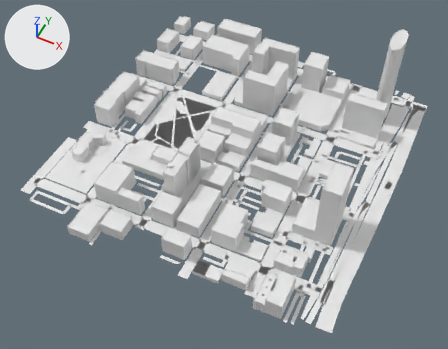
The glTF model app/public/world/tiles/-4_0.glb as it was, and as the next commit left it.
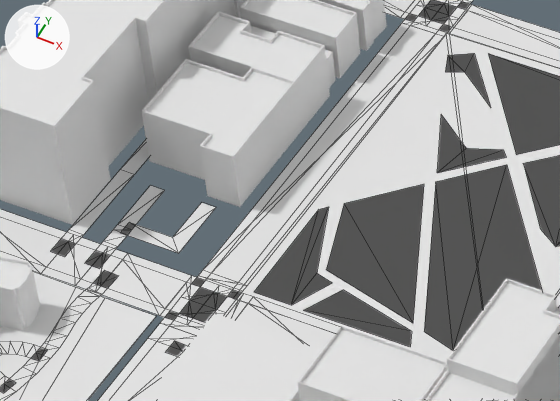
The first picture shows the older version from a camera (50 mm lens) standing at (-1447.0, -904.0, 731.0) and looking at (-1735.0, -329.0, 12.0). The close-ups show the older and then the newer version on the part from 22% to 44% of the width and 25% to 45% of the height of that picture. Only the edits that show in the close-ups are written down. Lighting does not change. The marker at upper left points along +X, +Y and +Z. The close-ups show mesh edges as thin lines. Where no turn or scale is listed for an object, it has been applied to the vertices. Vertices at exactly the same position are counted once.

In view in the first close-up: 'buildings', 'ground'.
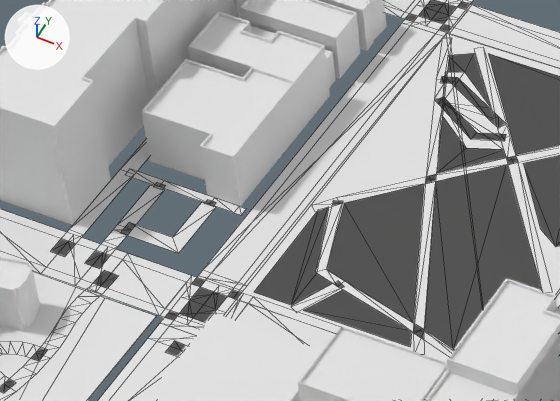
Changed parts and their boxes (x1, y1, x2, y2) in the close-ups (560 x 401 px):
part 1 of me_ground, built on
    before: (304, 54, 541, 347)
    after: (132, 38, 560, 356)

The edits, one by one:
me_ground is used by ob_ground; location (-1749.7, -257.2, 0.1).
me_ground had 1886 vertices, 1535 faces and spanned x -259.0..259.0, y -268.0..268.0, z 0.0.
me_ground now has 1999 vertices, 1620 faces and spans x -259.0..259.0, y -268.0..268.0, z 0.0.
Part 1, on me_ground:
11 faces are deleted.
113 vertices are added at x -205.0..214.0, y -193.0..79.0, z 0.0.
96 new faces join them.
